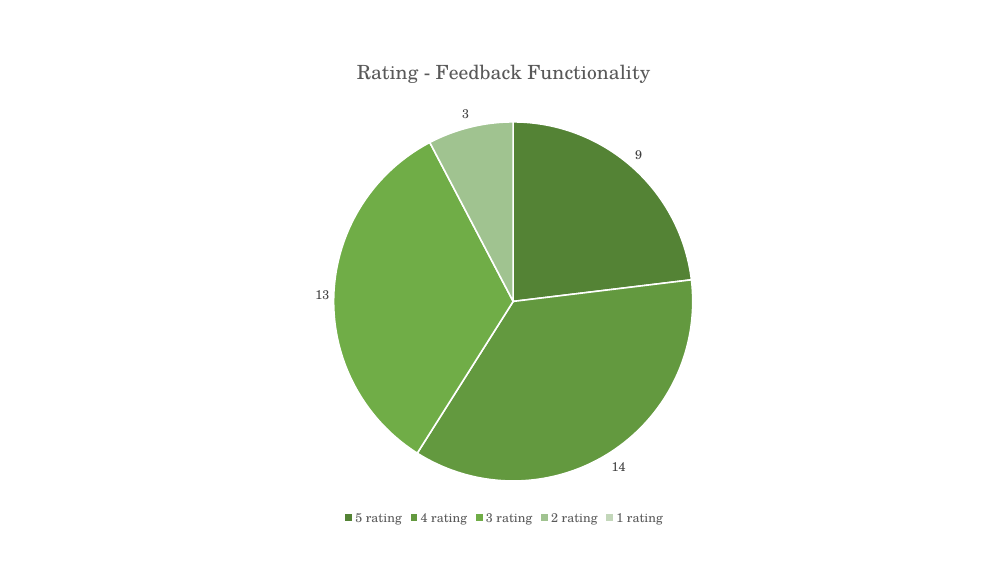
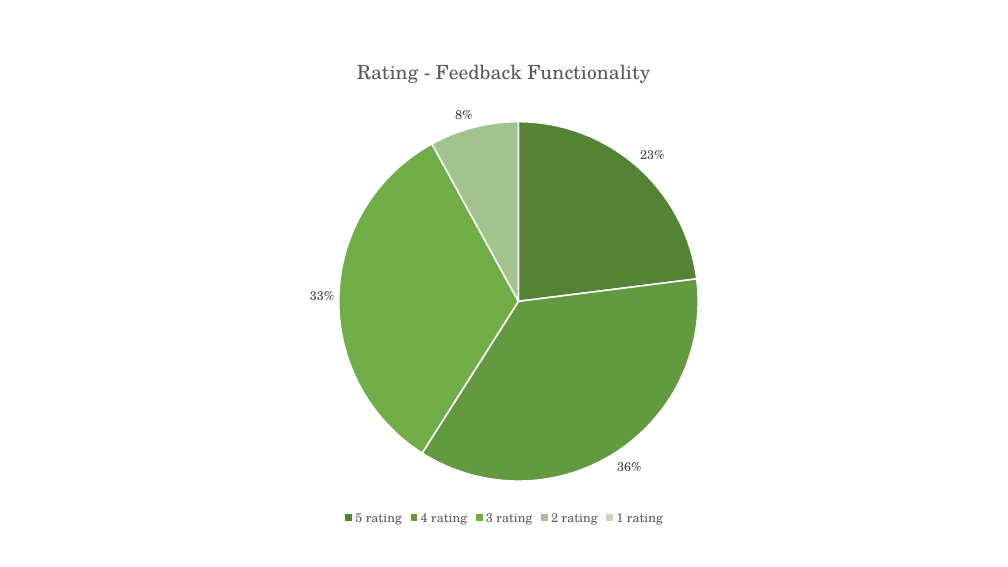
Before and after one commit to afthaj/finalThesis, a slide deck: slide 12 of figures.pptx. Drawn at 1008x567 pixels with LibreOffice and Linux fonts; fonts in the diff are those of the drawing. Boxes give left, top, right and bottom in pixels: in the first picture for what was removed or moved away, otherwise in the second. Text is boxed around its words. In the diff, an @@ line names an element or a change of style, - is before the commit and + after.

```diff
--- a/figures.pptx
+++ b/figures.pptx
@@ pie chart at (290,38,718,530) @@
-Rating - Feedback Functionality: 9, 14, 13, 3, 0
+Rating - Feedback Functionality: 0.23, 0.36, 0.33, 0.08, 0
@@ data labels of Rating - Feedback Functionality changed @@
```
Also in this commit, not shown: 7 other slides changed, 2 other files.
